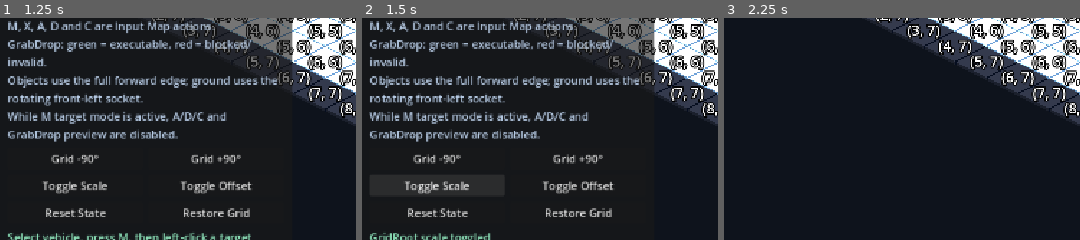
Above: before the commit, frames 1-3 (left to right).
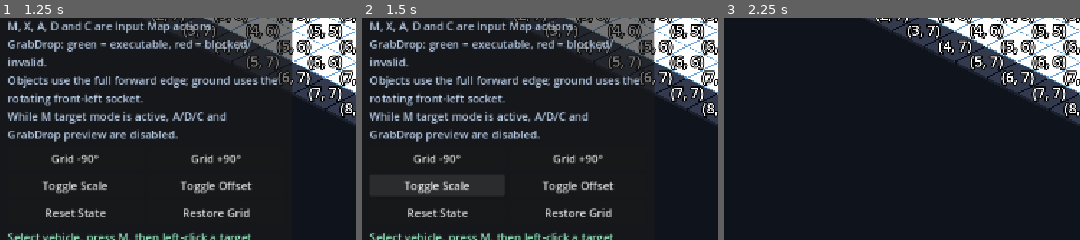
Above: after the commit, the same moments.

Repository: Ri0n72Y/automata
Game: Godot game, scene res://scenes/scene_01/scene_01_basic_packing.tscn
The game is run twice, just before and just after one commit, with the same random seed, the same clock (stepped at 60 frames per second) and the same inputs.
Inputs:
- Up to frame 1 (1.25 s): click "▶" at 0.5 s
- Up to frame 2 (1.5 s): click "Toggle Scale" at 1.25 s
- Up to frame 3 (2.25 s): click "▼" at 2 s
The pictures show only the part of the screen within x 1-51%, y 50-100%; the shares and areas given below are measured in that part.

Frame 1 is identical in both runs. In frame 2, 1.2% of the frame differs, in the area x 2-71%, y 96-100%; in frame 3, nothing differs.

Commit message:
[codex]refactor(scene-01): 移除 GridRoot 非等比缩放调试入口

Diff:
--- a/scripts/scene_01/scene_01_manual_controls.gd
+++ b/scripts/scene_01/scene_01_manual_controls.gd
@@ -57,10 +57,6 @@
 			if _has_only_shift_modifier(key_event):
 				_call_scene_action("preview_rotate_grid", [-1])
 				_update_status("GridRoot rotated -90 degrees")
-				handled = true
-		KEY_F:
-			if not _has_command_modifier(key_event):
-				_on_scale_pressed()
 				handled = true
 		KEY_G:
 			if not _has_command_modifier(key_event):
@@ -112,11 +108,6 @@
 func _on_rotate_right_pressed() -> void:
 	_call_scene_action("preview_rotate_grid", [1])
 	_update_status("GridRoot rotated +90 degrees")
-
-
-func _on_scale_pressed() -> void:
-	_call_scene_action("preview_toggle_grid_scale")
-	_update_status("GridRoot scale toggled")
 
 
 func _on_offset_pressed() -> void:
